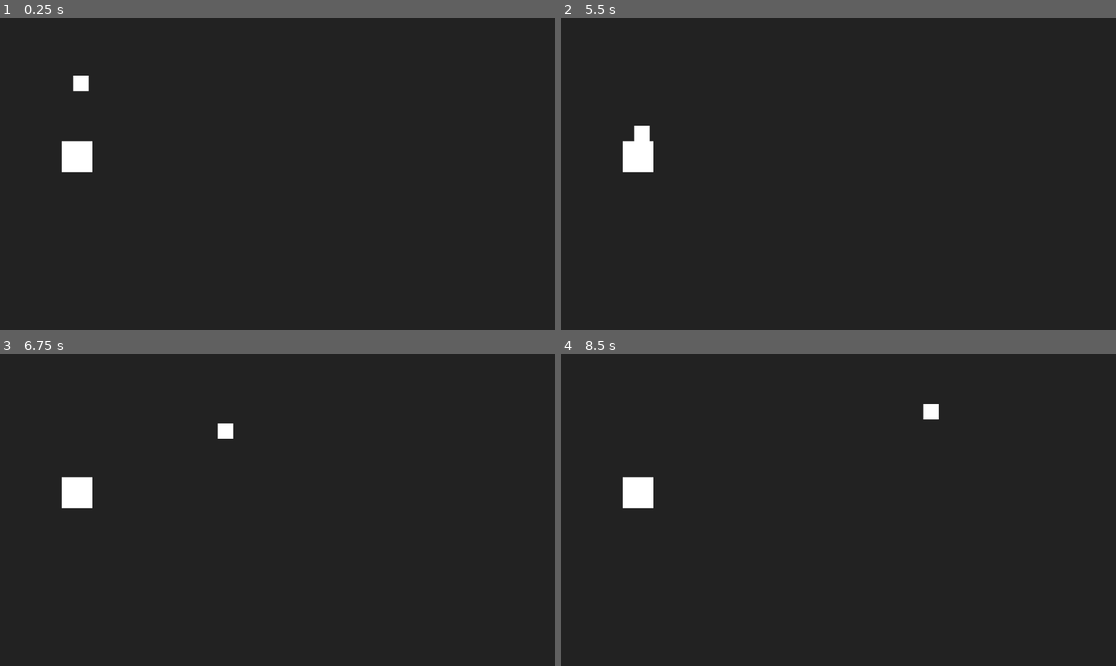
Above: before the commit, frames 1-4 (two rows, left to right).
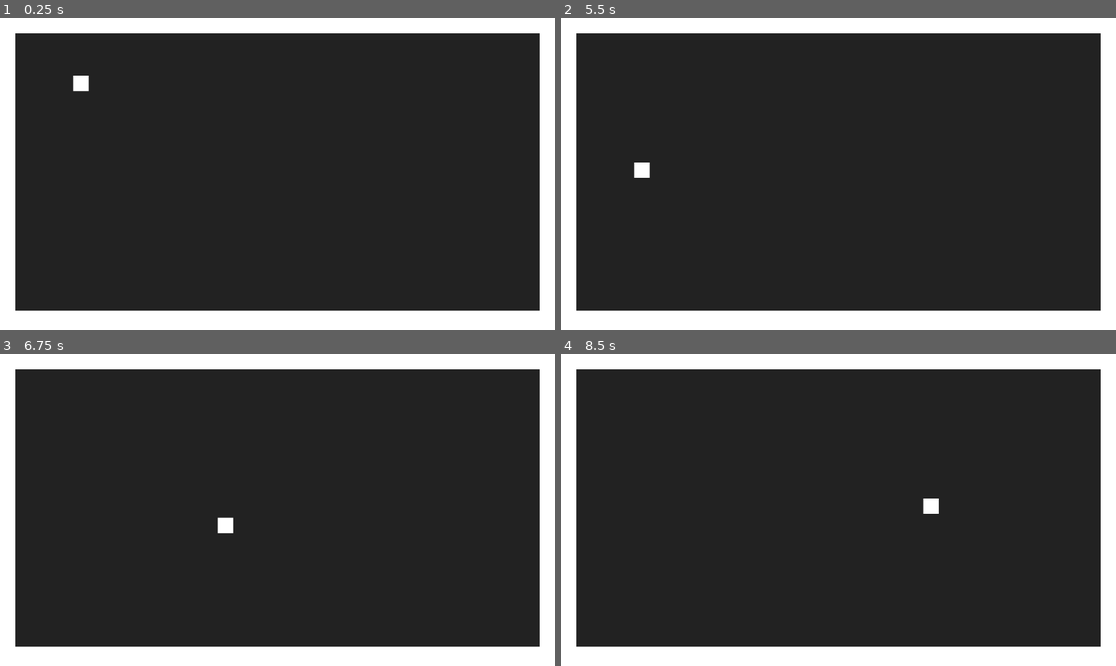
Above: after the commit, the same moments.

Repository: ankit-suman-07/RPG_2D
Game: Godot game, scene res://scenes/map.tscn
Two runs of this game, one before a commit and one after it. Both use one fixed random seed, a clock stepped at 60 frames per second and the inputs below.
Inputs:
- Up to frame 1 (0.25 s): no input
- Up to frame 2 (5.5 s): tap Enter at 0.5 s; hold D (right) 0.53-1.28 s; hold S (down) 1.28-2.03 s; hold D (right) 2.03-2.78 s; hold W (up) 2.78-3.53 s; hold A (left) 3.53-5.03 s; hold S (down) from 5.03 s (still down)
- Up to frame 3 (6.75 s): release S (down) at 5.78 s; hold D (right) 5.78-6.53 s; hold W (up) from 6.53 s (still down)
- Up to frame 4 (8.5 s): release W (up) at 7.28 s; hold D (right) 7.28-8.03 s; hold S (down) from 8.03 s (still down)

The runs differ from the first frame. In frame 1, 17% of the frame differs, in the area x 0-100%, y 0-100%; in frame 2, 17%; in frame 3, 17%; in frame 4, 17%.

Commit message:
Make cillision shape 2d

Diff:
--- a/scenes/map.tscn
+++ b/scenes/map.tscn
@@ -1,22 +1,65 @@
-[gd_scene load_steps=3 format=3 uid="uid://32uuqs3dlv8h"]
+[gd_scene load_steps=6 format=3 uid="uid://32uuqs3dlv8h"]
 
 [ext_resource type="PackedScene" uid="uid://bueps4h567fof" path="res://scenes/player.tscn" id="1_4xfga"]
 
-[sub_resource type="RectangleShape2D" id="RectangleShape2D_hrmi8"]
-size = Vector2(64, 64)
+[sub_resource type="RectangleShape2D" id="RectangleShape2D_paxxb"]
+size = Vector2(1088, 64)
+
+[sub_resource type="RectangleShape2D" id="RectangleShape2D_gldc4"]
+size = Vector2(1088, 64)
+
+[sub_resource type="RectangleShape2D" id="RectangleShape2D_0cso3"]
+size = Vector2(64, 648)
+
+[sub_resource type="RectangleShape2D" id="RectangleShape2D_2klcf"]
+size = Vector2(64, 648)
 
 [node name="map" type="Node2D"]
 
-[node name="StaticBody2D" type="StaticBody2D" parent="."]
-position = Vector2(128, 256)
+[node name="top" type="StaticBody2D" parent="."]
+unique_name_in_owner = true
+position = Vector2(32, -32)
 
-[node name="CollisionShape2D" type="CollisionShape2D" parent="StaticBody2D"]
-position = Vector2(32, 32)
-shape = SubResource("RectangleShape2D_hrmi8")
+[node name="CollisionShape2D" type="CollisionShape2D" parent="top"]
+position = Vector2(544, 32)
+shape = SubResource("RectangleShape2D_paxxb")
 
-[node name="ColorRect" type="ColorRect" parent="StaticBody2D"]
+[node name="ColorRect" type="ColorRect" parent="top"]
+offset_right = 1088.0
+offset_bottom = 64.0
+
+[node name="bottom" type="StaticBody2D" parent="."]
+position = Vector2(32, 608)
+
+[node name="CollisionShape2D" type="CollisionShape2D" parent="bottom"]
+position = Vector2(544, 32)
+shape = SubResource("RectangleShape2D_gldc4")
+
+[node name="ColorRect" type="ColorRect" parent="bottom"]
+offset_right = 1088.0
+offset_bottom = 64.0
+
+[node name="left" type="StaticBody2D" parent="."]
+position = Vector2(-32, 0)
+
+[node name="CollisionShape2D" type="CollisionShape2D" parent="left"]
+position = Vector2(32, 324)
+shape = SubResource("RectangleShape2D_0cso3")
+
+[node name="ColorRect" type="ColorRect" parent="left"]
 offset_right = 64.0
-offset_bottom = 64.0
+offset_bottom = 648.0
+
+[node name="right" type="StaticBody2D" parent="."]
+position = Vector2(1120, 0)
+
+[node name="CollisionShape2D" type="CollisionShape2D" parent="right"]
+position = Vector2(32, 324)
+shape = SubResource("RectangleShape2D_2klcf")
+
+[node name="ColorRect" type="ColorRect" parent="right"]
+offset_right = 64.0
+offset_bottom = 648.0
 
 [node name="CharacterBody2D" parent="." instance=ExtResource("1_4xfga")]
 position = Vector2(88, 120)
